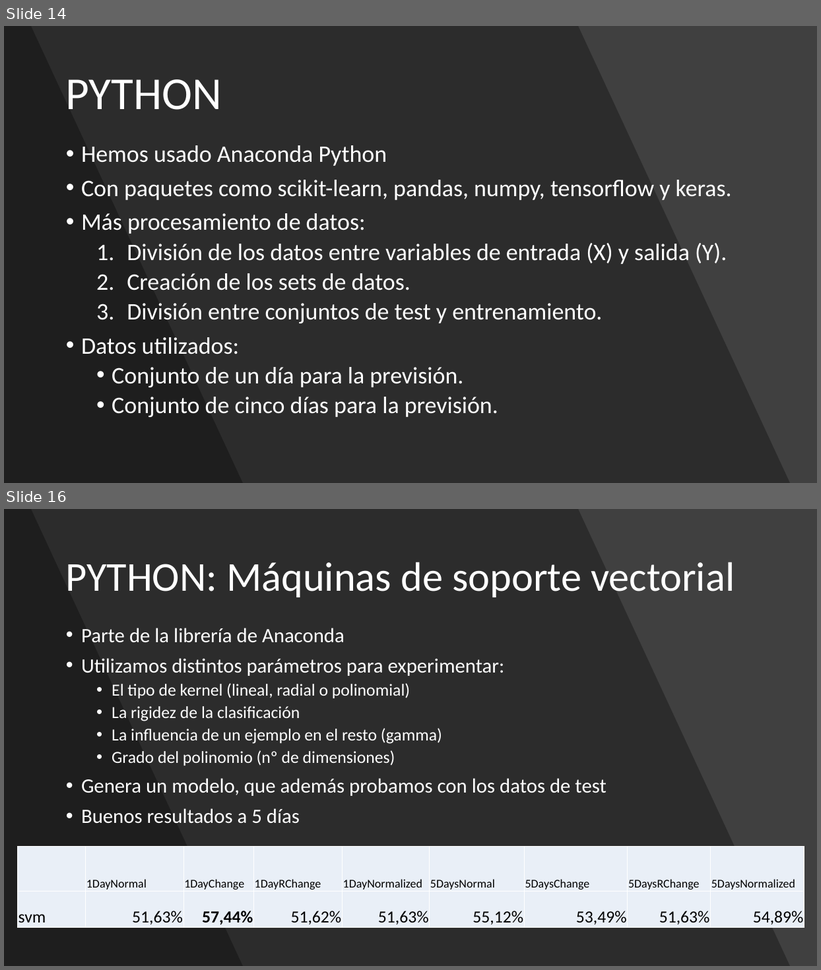
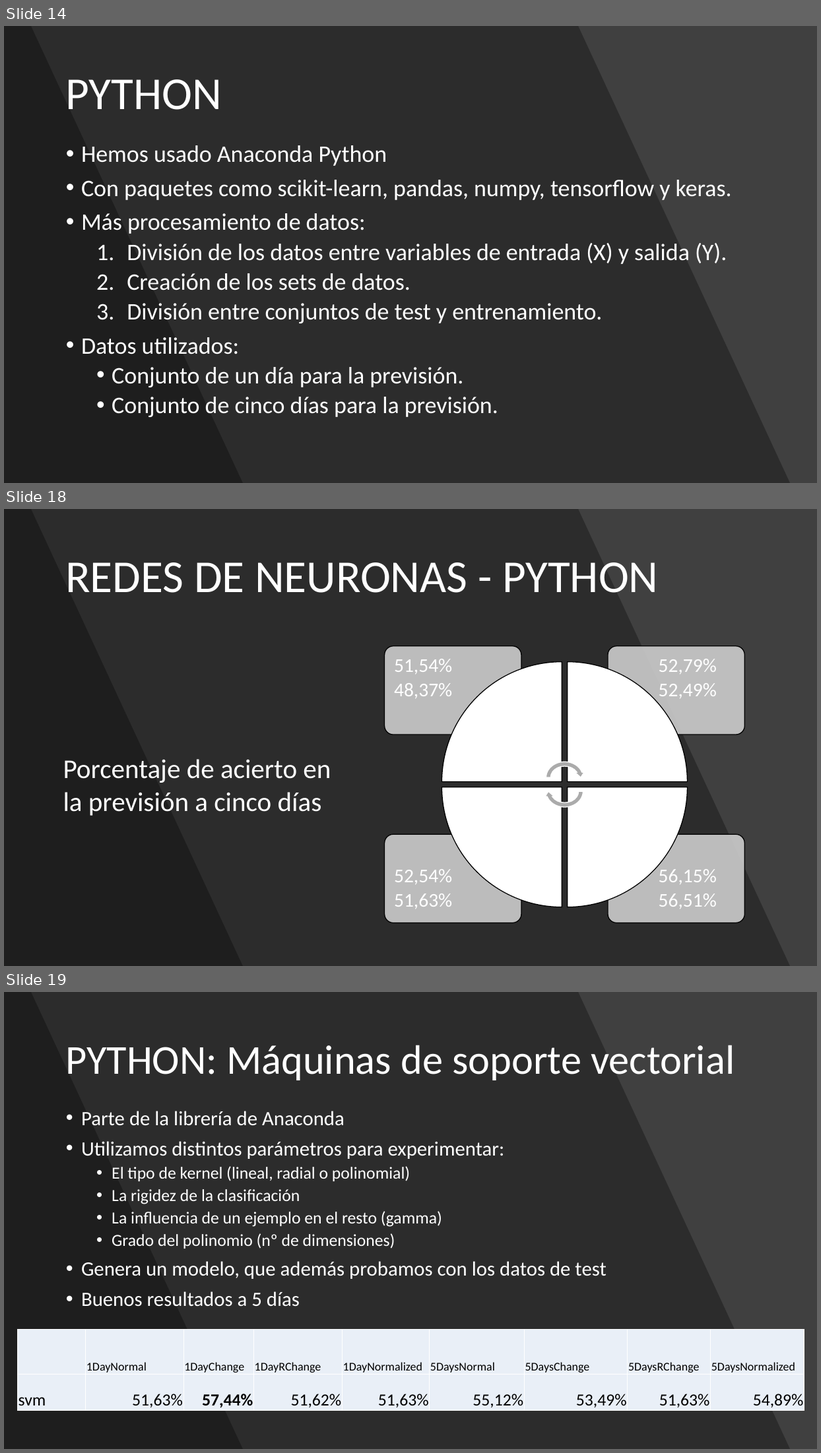
Before and after one commit to adrigrillo/IBEXPredictor, a slide deck: docs/PresentacionFinal.pptx. Shown one above the other, each under a label of ours: slides 14 and 16 before the commit, slides 14, 18 and 19 after it; the slides between them are not shown. The pictures are 821x970 and 821x1453 pixels, drawn with LibreOffice and Linux fonts; fonts in the diff are those of the drawing. Boxes give left, top, right and bottom in pixels: in the first picture for what was removed or moved away, otherwise in the second. Text is boxed around its words. In the diff, an @@ line names an element or a change of style, - is before the commit and + after.

```diff
--- a/docs/PresentacionFinal.pptx
+++ b/docs/PresentacionFinal.pptx
@@ slide 18 added at (4,509,817,966), background #000000 @@
@@ rectangle added at (4,509,817,966), fill #404040 @@
@@ freeform shape added at (4,509,790,966), fill #000000 at 30% opacity @@
@@ freeform shape added at (4,509,243,966), fill #000000 at 30% opacity @@
@@ title added at (65,562,659,593), 54 pt, text #FFFFFF @@
+REDES DE NEURONAS - PYTHON
@@ text added at (63,759,331,816), 32 pt, text #FFFFFF @@
+Porcentaje de acierto en la previsión a cinco días
@@ group added at (385,646,745,923): 4 rounded rectangles, 4 texts, 4 pie wedges, 2 circular arrows @@
+  56,15%
+  56,51%
+  52,54%
+  51,63%
+  52,79%
+  52,49%
+  51,54%
+  48,37%
@@ what was slide 16 is now slide 19 @@
```
Also in this commit, not shown: 6 slides changed, 3 other slides added, 1 slide removed.
